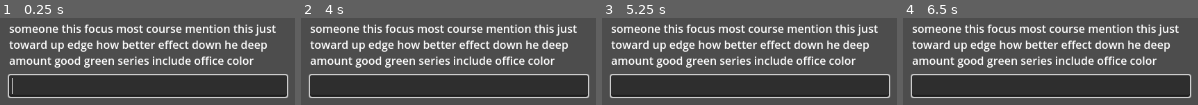
Above: before the commit, frames 1-4 (left to right).
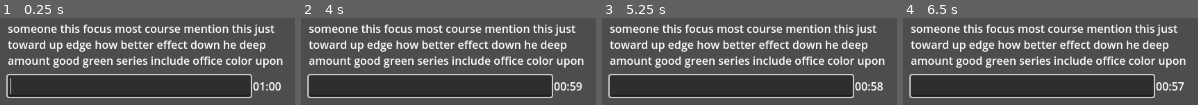
Above: after the commit, the same moments.

Repository: elensiel/typin-
Game: Godot game, scene res://scene/main.tscn
The game is run twice, just before and just after one commit, with the same random seed, the same clock (stepped at 60 frames per second) and the same inputs.
Inputs:
- Up to frame 1 (0.25 s): no input
- Up to frame 2 (4 s): tap Enter at 0.5, 2, 3.5 s; tap Space at 1.25, 2.75 s
- Up to frame 3 (5.25 s): tap Space at 4.25 s
- Up to frame 4 (6.5 s): no input

The runs differ from the first frame. In frame 1, 21% of the frame differs, in the area x 2-98%, y 6-92%; in frame 2, 20%; in frame 3, 20%; in frame 4, 20%.

Commit message:
functional timer

Diff:
--- a/project.godot
+++ b/project.godot
@@ -19,6 +19,8 @@
 
 TextManager="*res://script/global/text_manager.gd"
 TypingManager="*res://script/global/typing_manager.gd"
+StateMachine="*res://script/global/state_machine.gd"
+GlobalTimer="*res://script/global/timer.gd"
 
 [display]
 
--- a/resource/main_theme.tres
+++ b/resource/main_theme.tres
@@ -1,5 +1,7 @@
 [gd_resource type="Theme" format=3 uid="uid://dx7nsid7ou66x"]
 
 [resource]
-MarginContainer/constants/margin_left = -200
-MarginContainer/constants/margin_right = -200
+TextFieldMargin/base_type = &"MarginContainer"
+TextFieldMargin/constants/margin_left = -200
+TextFieldMargin/constants/margin_right = -200
+TextFieldMargin/constants/margin_top = -75
--- a/scene/main.tscn
+++ b/scene/main.tscn
@@ -27,9 +27,7 @@
 
 [node name="MarginContainer" type="MarginContainer" parent="CenterContainer/VBoxContainer"]
 layout_mode = 2
-theme_override_constants/margin_left = -200
-theme_override_constants/margin_top = -75
-theme_override_constants/margin_right = -200
+theme_type_variation = &"TextFieldMargin"
 
 [node name="RichTextLabel" type="RichTextLabel" parent="CenterContainer/VBoxContainer/MarginContainer"]
 layout_mode = 2
@@ -38,8 +36,32 @@
 scroll_active = false
 hint_underlined = false
 
-[node name="MarginContainer2" type="MarginContainer" parent="CenterContainer/VBoxContainer"]
+[node name="HBoxContainer" type="HBoxContainer" parent="CenterContainer/VBoxContainer"]
 layout_mode = 2
 
-[node name="LineEdit" type="LineEdit" parent="CenterContainer/VBoxContainer/MarginContainer2"]
+[node name="MarginContainer2" type="MarginContainer" parent="CenterContainer/VBoxContainer/HBoxContainer"]
 layout_mode = 2
+size_flags_horizontal = 2
+size_flags_vertical = 4
+theme_override_constants/margin_left = -200
+theme_override_constants/margin_right = -150
+
+[node name="LineEdit" type="LineEdit" parent="CenterContainer/VBoxContainer/HBoxContainer/MarginContainer2"]
+layout_mode = 2
+size_flags_horizontal = 3
+
+[node name="MarginContainer" type="MarginContainer" parent="CenterContainer/VBoxContainer/HBoxContainer"]
+layout_mode = 2
+size_flags_horizontal = 10
+size_flags_vertical = 4
+theme_override_constants/margin_right = -190
+
+[node name="TimerLabel" type="RichTextLabel" parent="CenterContainer/VBoxContainer/HBoxContainer/MarginContainer"]
+layout_mode = 2
+bbcode_enabled = true
+text = "0:00"
+fit_content = true
+scroll_active = false
+horizontal_alignment = 2
+
+[node name="Timer" type="Timer" parent="CenterContainer/VBoxContainer/HBoxContainer/MarginContainer"]
--- /dev/null
+++ b/script/global/state_machine.gd
@@ -0,0 +1,32 @@
+extends Node
+#class_name StateMachine
+
+enum State {
+	IDLE,
+	TYPING,
+	END,
+}
+var current_state: State = State.IDLE
+
+func change_state(new_state) -> void:
+	current_state = new_state
+
+	match current_state:
+		State.IDLE:
+			_handle_idle()
+		State.TYPING:
+			_handle_typing()
+		State.END:
+			_handle_end()
+
+func _handle_idle() -> void:
+	pass
+	# idk what to put here for now
+	# reset maybe
+
+func _handle_typing() -> void:
+	GlobalTimer.timer.start()
+
+func _handle_end() -> void:
+	pass
+	# do wpm calc here
--- /dev/null
+++ b/script/global/timer.gd
@@ -0,0 +1,32 @@
+extends Node
+
+var timer : Timer
+var label : RichTextLabel
+
+var minute: int = 1
+var second: int = 0
+
+func connect_timer(node: Timer) -> void:
+	timer = node
+	timer.connect("timeout", Callable.create(self, "_on_timer_timeout"))
+
+func connect_label(node: RichTextLabel) -> void:
+	label = node
+	_update_label()
+
+func _update_label() -> void: label.text = "%02d:%02d" % [minute, second]
+
+func _on_timer_timeout() -> void:
+	second -= 1
+
+	if second < 0:
+		if minute <= 0:
+			timer.stop()
+			StateMachine.State.END
+			return
+		else:
+			minute -= 1
+
+		second = 59
+
+	_update_label()
--- a/script/global/typing_manager.gd
+++ b/script/global/typing_manager.gd
@@ -50,6 +50,9 @@
 	return "[bgcolor=" + color + "]" + word + "[/bgcolor]"
 
 func _on_input_text_changed(new_text: String) -> void:
+	if StateMachine.current_state != StateMachine.State.TYPING:
+		StateMachine.change_state(StateMachine.State.TYPING)
+
 	if new_text.begins_with(" "): # accidental space
 		input.text = ""
 	elif new_text.ends_with(" "):
--- a/script/main.gd
+++ b/script/main.gd
@@ -2,10 +2,16 @@
 class_name Main
 
 func _ready() -> void:
-	var line_edit: LineEdit = $CenterContainer/VBoxContainer/MarginContainer2/LineEdit
+	var line_edit: LineEdit = $CenterContainer/VBoxContainer/HBoxContainer/MarginContainer2/LineEdit
 	TypingManager.connect_line_edit(line_edit)
 	line_edit.grab_focus()
 
 	var rtl: RichTextLabel = $CenterContainer/VBoxContainer/MarginContainer/RichTextLabel
 	TextManager.text_label = rtl
 	TextManager.randomize_text()
+
+	var timer: Timer = $CenterContainer/VBoxContainer/HBoxContainer/MarginContainer/Timer
+	GlobalTimer.connect_timer(timer)
+
+	var timer_label: RichTextLabel = $CenterContainer/VBoxContainer/HBoxContainer/MarginContainer/TimerLabel
+	GlobalTimer.connect_label(timer_label)
Not shown, added: script/global/state_machine.gd.uid
Not shown, added: script/global/timer.gd.uid
